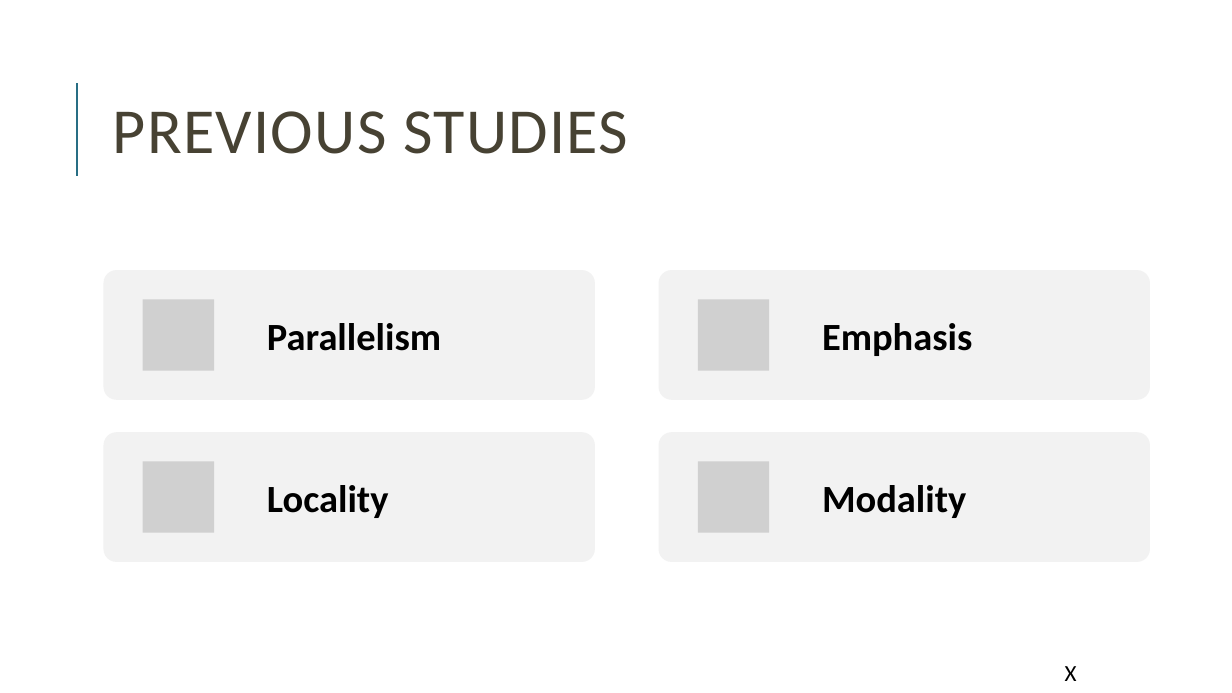
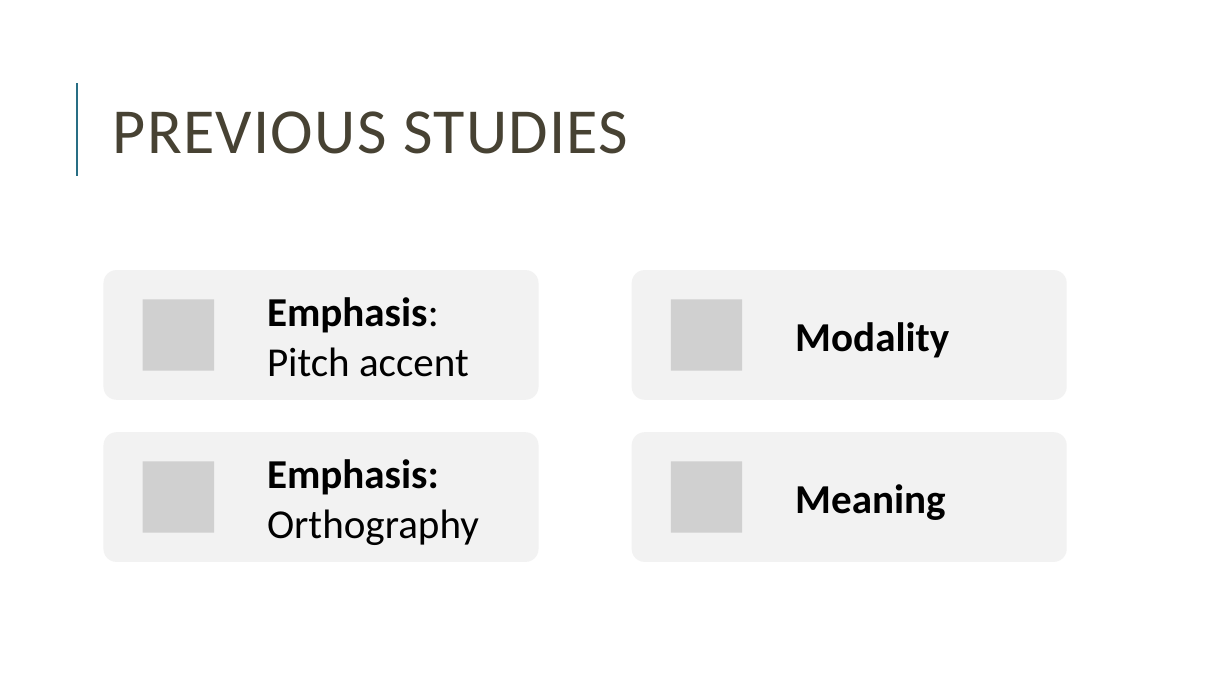
Before and after one commit to miriamschiele/MA, a slide deck: slide 13 of presentation/Miriam Schiele, MA presentation.pptx. Drawn at 1232x693 pixels with LibreOffice and Linux fonts; fonts in the diff are those of the drawing; grey boxes stand for pictures. Boxes give left, top, right and bottom in pixels: in the first picture for what was removed or moved away, otherwise in the second. Text is boxed around its words. In the diff, an @@ line names an element or a change of style, - is before the commit and + after.

Commit message:
slides added

```diff
--- a/presentation/Miriam Schiele, MA presentation.pptx
+++ b/presentation/Miriam Schiele, MA presentation.pptx
@@ rounded rectangle: place and size @@
-rounded rectangle at <box>104,270,595,399</box>
+rounded rectangle at <box>104,270,539,399</box>
@@ text added at <box>267,297,469,377</box>, 32 pt, text #000000 @@
+Emphasis:
+Pitch accent
@@ rounded rectangle: place and size @@
-rounded rectangle at <box>659,270,1151,399</box>
+rounded rectangle at <box>632,270,1067,399</box>
@@ picture added at <box>671,299,742,371</box> @@
@@ picture removed at <box>698,299,769,371</box> @@
@@ text "Modality": place and size @@
-text "Modality" at <box>822,485,966,518</box>
+text "Modality" at <box>795,322,949,358</box>
@@ text "Modality" at <box>795,322,949,358</box>: size 30 to 32 pt @@
@@ text removed at <box>267,323,441,351</box> @@
-Parallelism
@@ rounded rectangle: place and size @@
-rounded rectangle at <box>104,433,595,562</box>
+rounded rectangle at <box>104,433,539,562</box>
@@ rounded rectangle: place and size @@
-rounded rectangle at <box>659,433,1151,562</box>
+rounded rectangle at <box>632,433,1067,562</box>
@@ text at <box>267,459,479,545</box>: text changed; size 30 to 32 pt; bold off @@
-Emphasis
+Emphasis:
+Orthography
@@ picture: place and size @@
-picture at <box>698,461,769,532</box>
+picture at <box>671,461,742,532</box>
@@ text removed at <box>267,485,389,518</box> @@
-Locality
@@ text added at <box>795,484,945,520</box>, 32 pt, text #000000, bold @@
+Meaning
@@ text removed at <box>1065,666,1077,681</box> @@
-X
```
Also in this commit, not shown: 10 other slides changed, 4 slides added, 4 slides removed, 1 other file.
